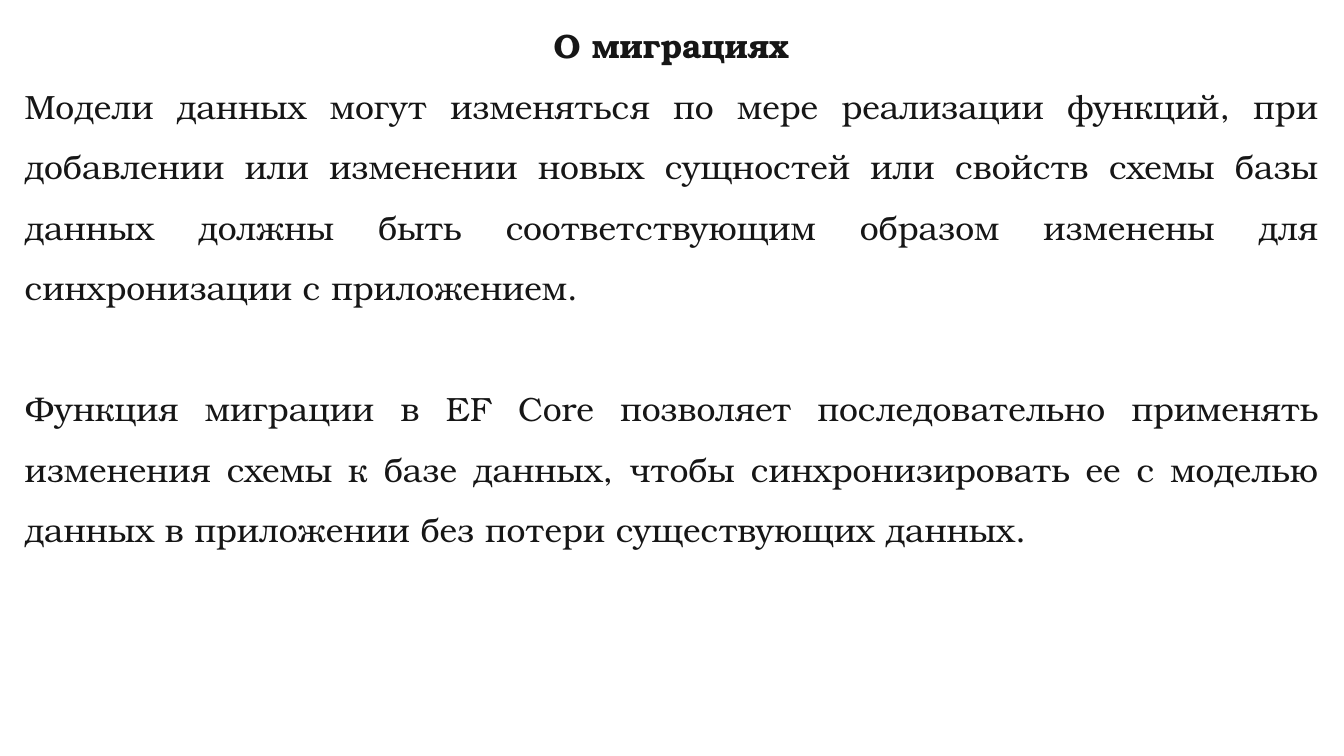
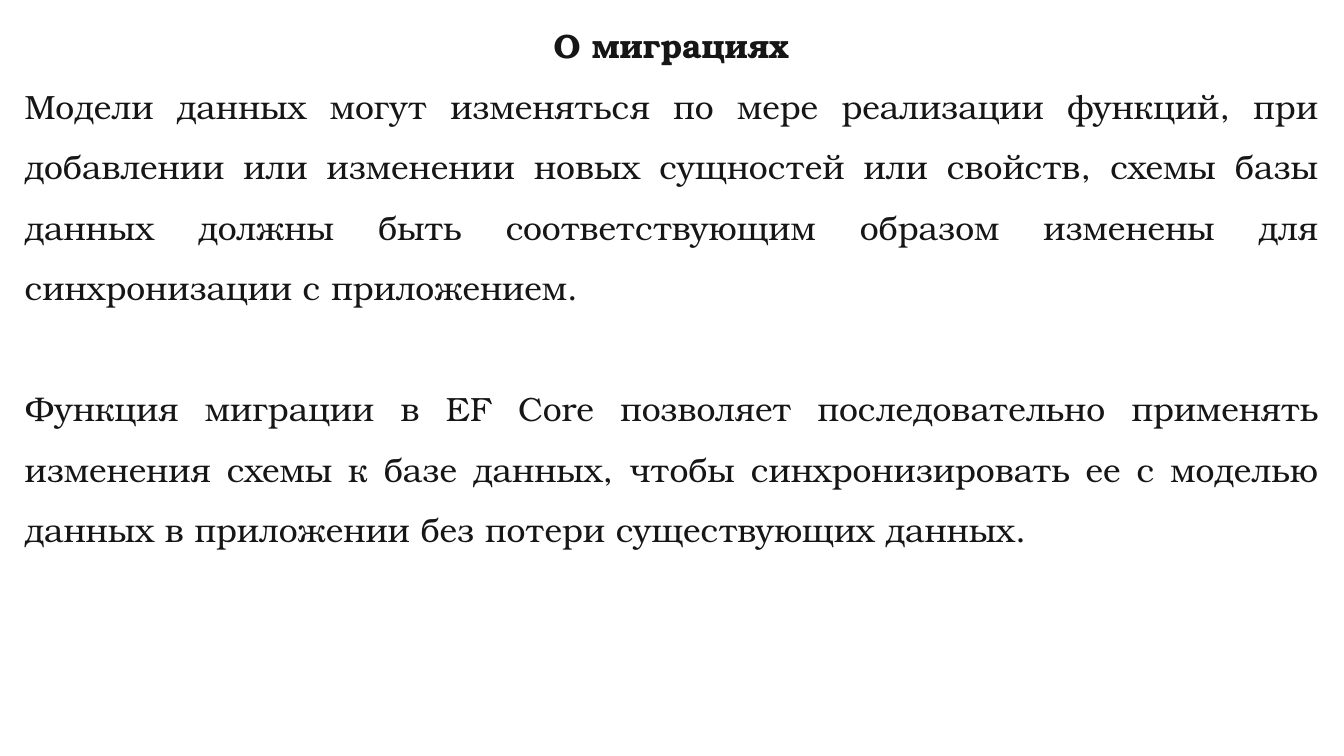
Before and after one commit to DaniilKlyukin/OOP-4, a slide deck: slide 73 of Лекции/ООП 1 лек 6.pptx. Drawn at 1344x756 pixels with LibreOffice and Linux fonts; fonts in the diff are those of the drawing. Boxes give left, top, right and bottom in pixels: in the first picture for what was removed or moved away, otherwise in the second. Text is boxed around its words. In the diff, an @@ line names an element or a change of style, - is before the commit and + after.

```diff
--- a/Лекции/ООП 1 лек 6.pptx
+++ b/Лекции/ООП 1 лек 6.pptx
@@ text at [25, 95, 1318, 308]: text changed @@
-Модели данных могут изменяться по мере реализации функций, при добавлении или изменении новых сущностей или свойств схемы базы данных должны быть соответствующим образом изменены для синхронизации с приложением.
+Модели данных могут изменяться по мере реализации функций, при добавлении или изменении новых сущностей или свойств, схемы базы данных должны быть соответствующим образом изменены для синхронизации с приложением.
```
Also in this commit, not shown: 3 other files.
